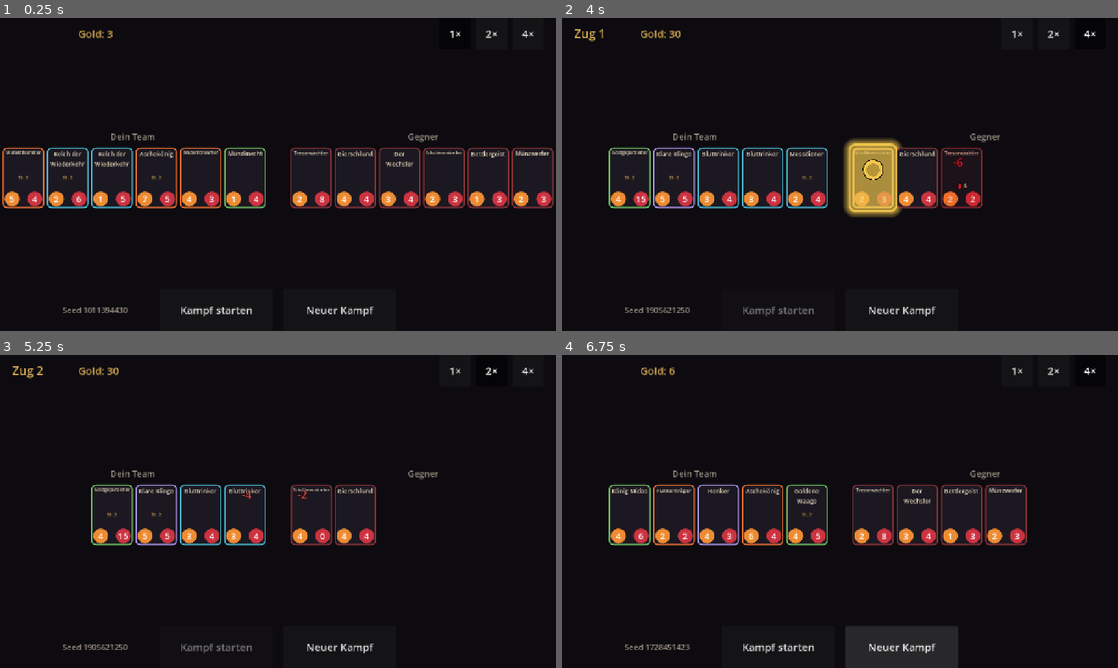
Above: before the commit, frames 1-4 (two rows, left to right).
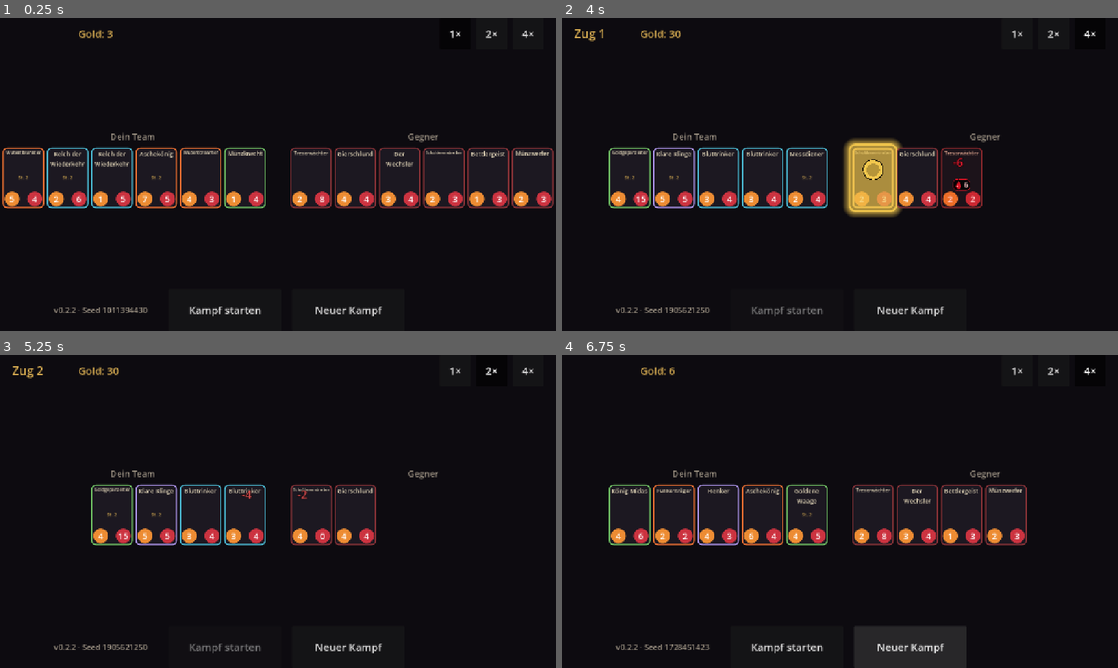
Above: after the commit, the same moments.

Repository: aaronvogel77-source/Roguelike
Game: Godot game, scene res://scenes/battle.tscn
The game is run twice, just before and just after one commit, with the same random seed, the same clock (stepped at 60 frames per second) and the same inputs.
Inputs:
- Up to frame 1 (0.25 s): no input
- Up to frame 2 (4 s): click "Neuer Kampf" at 0.5 s; click "1×" at 1.25 s; click "2×" at 2 s; click "4×" at 2.75 s; click "Kampf starten" at 3.5 s
- Up to frame 3 (5.25 s): click "1×" at 4.25 s; click "2×" at 5 s
- Up to frame 4 (6.75 s): click "4×" at 5.75 s; click "Neuer Kampf" at 6.5 s

The runs differ from the first frame. In frame 1, 0.6% of the frame differs, in the area x 9-69%, y 92-96%; in frame 2, 0.6%; in frame 3, 0.6%; in frame 4, 1.0%, in the area x 9-73%, y 86-100%.

Commit message:
Groessere Embleme, Spielfeld-Skalierung, Versionsanzeige, URL-Seed, Cache-Busting
Co-Authored-By: Claude Opus 5.5 <noreply@anthropic.com>
Claude-Session: https://claude.ai/code/session_012xz7sgY2qmHGHRn3NLdPtd

Diff:
--- a/project.godot
+++ b/project.godot
@@ -6,6 +6,7 @@
 [application]
 
 config/name="Arcana (working title)"
+config/version="0.2.2"
 config/description="Dark-fantasy auto-battler roguelite with tarot court-card figures."
 run/main_scene="res://scenes/battle.tscn"
 config/features=PackedStringArray("4.6", "GL Compatibility")
--- a/scripts/ui/battle_view.gd
+++ b/scripts/ui/battle_view.gd
@@ -12,6 +12,7 @@
 var _cards: Dictionary = {}  # uid -> UnitCard
 var _battle: Dictionary = {}
 var _battle_gold := 0
+var _url_seed_used := false
 var _playback_token := 0  # increments to cancel an older playback
 
 var _player_row: HBoxContainer
@@ -25,6 +26,8 @@
 var _new_button: Button
 var _speed_buttons: Array[Button] = []
 var _fx_layer: Control
+var _field: HBoxContainer
+var _field_holder: Control
 
 
 func _ready() -> void:
@@ -32,6 +35,20 @@
 	_db = ContentDb.load_default()
 	_build_layout()
 	_new_battle()
+	_fit_field.call_deferred()
+
+
+## On wide screens (most phones in landscape) the battle field is scaled up so
+## cards use the extra width; never shrinks below the 1280×720 design size.
+func _fit_field() -> void:
+	if _field == null:
+		return
+	_field.size = _field.get_combined_minimum_size()
+	var needed := _field.size.x + 40
+	var factor := clampf(_field_holder.size.x / needed, 1.0, 1.3)
+	factor = minf(factor, _field_holder.size.y / maxf(_field.size.y, 1.0))
+	_field.scale = Vector2(factor, factor)
+	_field.position = (_field_holder.size - _field.size * factor) / 2
 
 
 # --- Layout -----------------------------------------------------------------
@@ -49,11 +66,17 @@
 
 	root.add_child(_build_top_bar())
 
+	# Containers reset the scale of their children, so the field sits in a plain
+	# Control and is positioned and scaled by _fit_field().
+	_field_holder = Control.new()
+	_field_holder.size_flags_vertical = Control.SIZE_EXPAND_FILL
+	_field_holder.resized.connect(_fit_field)
+	root.add_child(_field_holder)
 	var field := HBoxContainer.new()
-	field.size_flags_vertical = Control.SIZE_EXPAND_FILL
+	_field = field
 	field.alignment = BoxContainer.ALIGNMENT_CENTER
 	field.add_theme_constant_override("separation", ROW_GAP)
-	root.add_child(field)
+	_field_holder.add_child(field)
 
 	_player_row = _make_row(BoxContainer.ALIGNMENT_END)
 	field.add_child(_wrap_row(_player_row, tr("UI_YOUR_TEAM")))
@@ -118,7 +141,7 @@
 	bar.add_theme_constant_override("separation", 24)
 
 	_seed_label = _make_label("", 18, Palette.MUTED)
-	_seed_label.custom_minimum_size = Vector2(200, 0)
+	_seed_label.custom_minimum_size = Vector2(240, 0)
 	bar.add_child(_seed_label)
 
 	_start_button = _make_button(tr("UI_START_BATTLE"), Vector2(260, 72))
@@ -175,7 +198,9 @@
 
 func _new_battle() -> void:
 	_playback_token += 1
-	var seed_value := randi()
+	var seed_value := _take_url_seed()
+	if seed_value < 0:
+		seed_value = randi()
 	_rng_streams = RngStreams.new(seed_value)
 	var rng := _rng_streams.stream("debug_teams")
 	var player_team := DebugTeams.random_player_team(_db, rng, rng.randi_range(3, 6))
@@ -183,7 +208,7 @@
 	_battle_gold = rng.randi_range(0, 30)
 	_battle = BattleSimulator.simulate(player_team, enemy_team, _battle_gold)
 
-	_seed_label.text = tr("UI_SEED") % seed_value
+	_seed_label.text = "v%s · %s" % [ProjectSettings.get_setting("application/config/version"), tr("UI_SEED") % seed_value]
 	_set_gold(_battle_gold)
 	_turn_label.text = ""
 	_banner.text = ""
@@ -205,6 +230,17 @@
 		_player_row.add_child(_make_card(snapshot, false))
 	for snapshot in start_event["enemy"]:
 		_enemy_row.add_child(_make_card(snapshot, true))
+
+
+## Web only: "?seed=123" in the address replays that battle (for bug reports).
+## Used once, for the first battle after loading.
+func _take_url_seed() -> int:
+	if _url_seed_used or not OS.has_feature("web"):
+		return -1
+	_url_seed_used = true
+	var query := str(JavaScriptBridge.eval("window.location.search", true))
+	var match := RegEx.create_from_string("seed=(\\d+)").search(query)
+	return int(match.get_string(1)) if match != null else -1
 
 
 func _make_card(snapshot: Dictionary, is_enemy: bool) -> UnitCard:
--- a/scripts/ui/unit_card.gd
+++ b/scripts/ui/unit_card.gd
@@ -149,20 +149,29 @@
 		_chips.add_child(_make_chip("star", "×%s" % NumberFormat.decimal(multiplier)))
 
 
-## A status emblem with its stack count (or a multiplier) next to it.
+## A status emblem with its stack count (or a multiplier) on a dark pill.
 func _make_chip(kind: String, text: String) -> Control:
+	var pill := PanelContainer.new()
+	pill.mouse_filter = Control.MOUSE_FILTER_IGNORE
+	var style := StyleBoxFlat.new()
+	style.bg_color = Color(0, 0, 0, 0.75)
+	style.border_color = Emblem.COLORS.get(kind, Color.WHITE)
+	style.set_border_width_all(1)
+	style.set_corner_radius_all(8)
+	style.content_margin_left = 1
+	style.content_margin_right = 4
+	pill.add_theme_stylebox_override("panel", style)
 	var chip := HBoxContainer.new()
-	chip.add_theme_constant_override("separation", 0)
+	chip.add_theme_constant_override("separation", 1)
 	chip.mouse_filter = Control.MOUSE_FILTER_IGNORE
-	chip.add_child(Emblem.create(kind, 18))
+	pill.add_child(chip)
+	chip.add_child(Emblem.create(kind, 24))
 	var label := Label.new()
 	label.text = text
-	label.add_theme_font_size_override("font_size", 13)
+	label.add_theme_font_size_override("font_size", 16)
 	label.add_theme_color_override("font_color", Color.WHITE)
-	label.add_theme_color_override("font_outline_color", Color.BLACK)
-	label.add_theme_constant_override("outline_size", 4)
 	chip.add_child(label)
-	return chip
+	return pill
 
 
 func _small_label(color: Color) -> Label:
Not shown, changed: GAME_DESIGN.md
